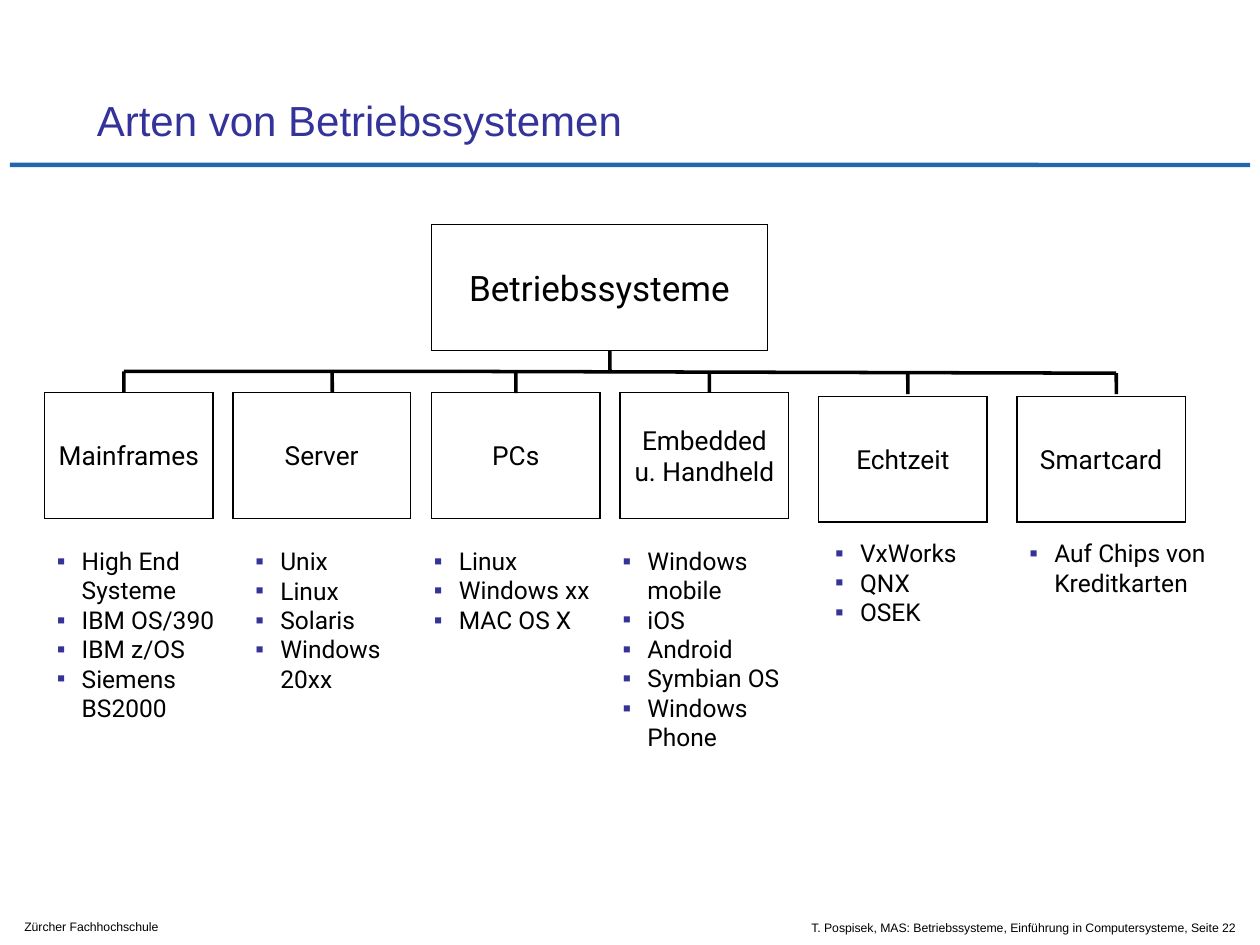
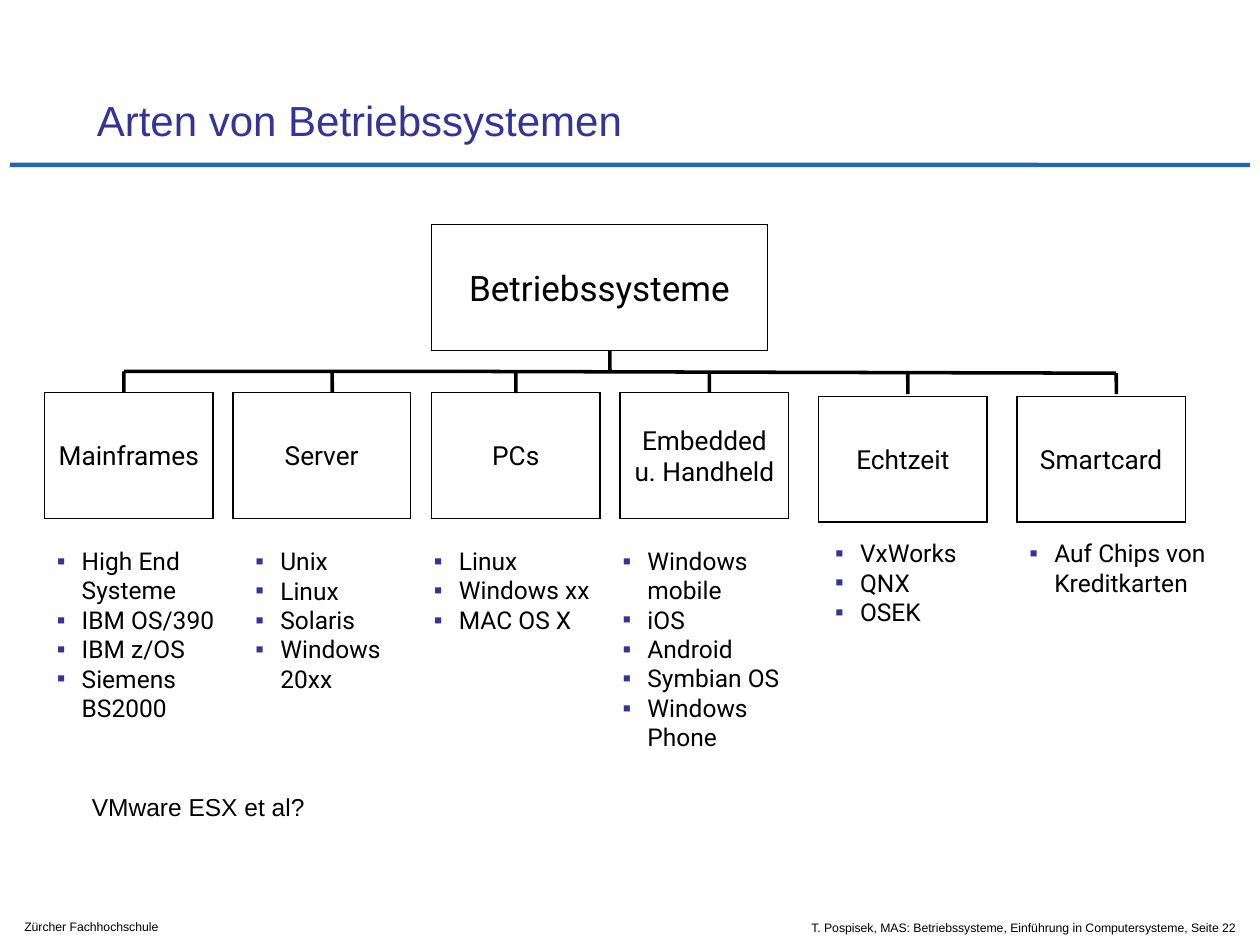
Before and after one commit to tpo/betriebssysteme, a slide deck: slide 22 of 01-1_Einführung_in_Computersysteme.odp. Drawn at 1260x945 pixels with LibreOffice and Linux fonts; fonts in the diff are those of the drawing; background and template pictures are left out. Boxes give left, top, right and bottom in pixels: in the first picture for what was removed or moved away, otherwise in the second. Text is boxed around its words. In the diff, an @@ line names an element or a change of style, - is before the commit and + after.

```diff
--- a/01-1_Einführung_in_Computersysteme.odp
+++ b/01-1_Einführung_in_Computersysteme.odp
@@ text added at [92,798,305,817], 14 pt, text #000000 @@
+VMware ESX et al?
```
Also in this commit, not shown: 2 other slides changed, 1 other file.
